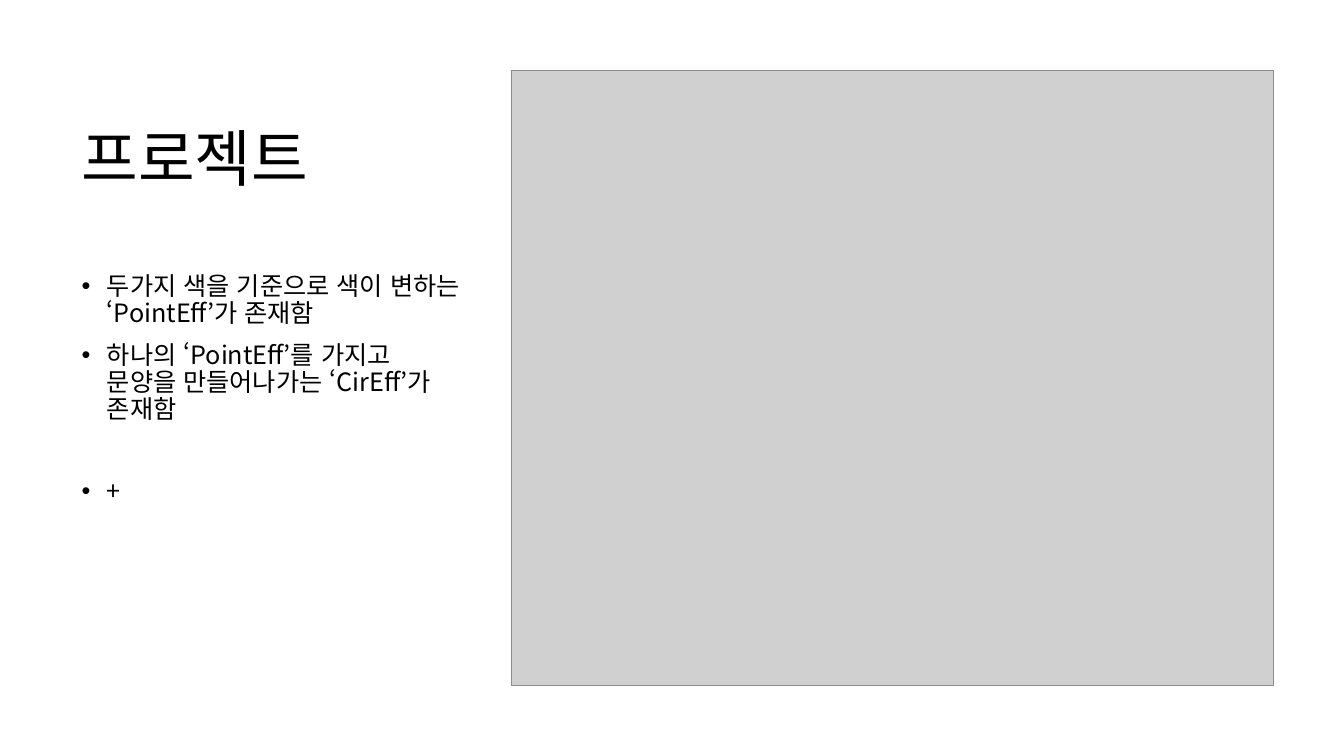
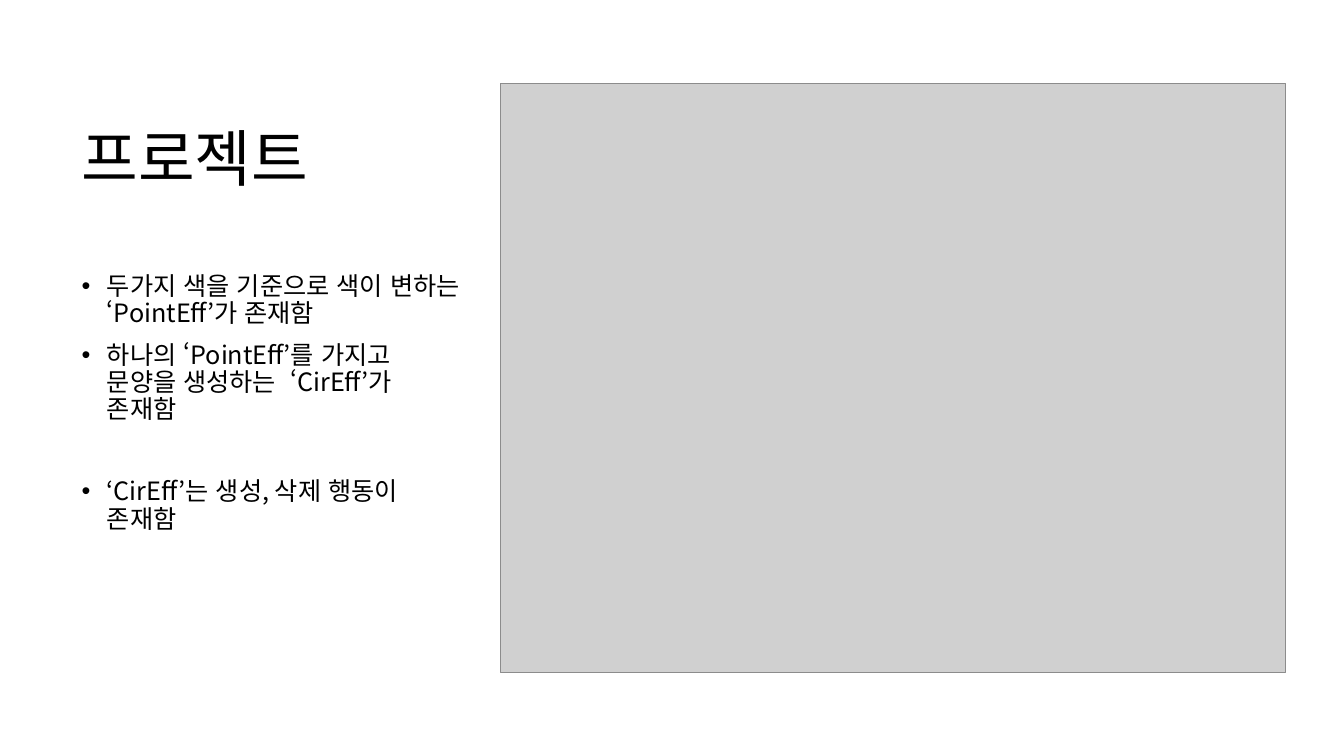
Before and after one commit to CURUMC/openglPattern, a slide deck: slide 2 of 게임 프로그래밍 패턴.pptx. Drawn at 1344x756 pixels with LibreOffice and Linux fonts; fonts in the diff are those of the drawing; grey boxes stand for pictures. Boxes give left, top, right and bottom in pixels: in the first picture for what was removed or moved away, otherwise in the second. Text is boxed around its words. In the diff, an @@ line names an element or a change of style, - is before the commit and + after.

Commit message:
ppt update

```diff
--- a/게임 프로그래밍 패턴.pptx
+++ b/게임 프로그래밍 패턴.pptx
@@ picture: place and size @@
-picture at box(511, 71, 1273, 686)
+picture at box(500, 84, 1286, 673)
@@ text at box(107, 342, 398, 530): text changed @@
-• 하나의 ‘PointEff’를 가지고 문양을 만들어나가는 ‘CirEff’가 존재함
-• +
+• 하나의 ‘PointEff’를 가지고 문양을 생성하는 ‘CirEff’가 존재함
+• ‘CirEff’는 생성, 삭제 행동이 존재함
```
Also in this commit, not shown: 3 slides added.
